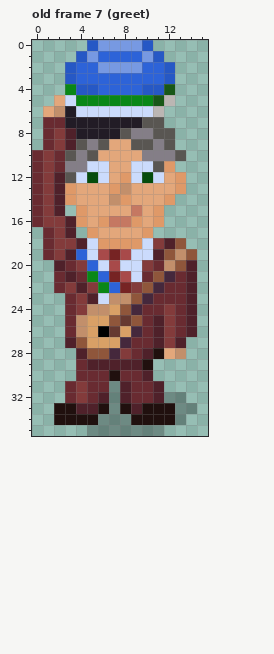
A pixel-art file gets an edit: art/cfe-ksv-kark.aseprite. The first picture shows the starting point.
16x36 pixels, 7 frames. Shown: old frame 7 (greet). The commit also changed other frames, which this record leaves out.
And afterwards:
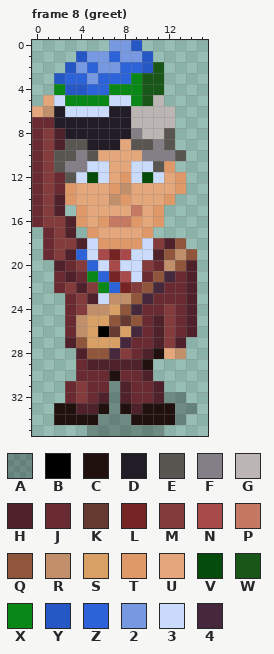
Palette (. is transparent): A #00000046  B #000000  C #20100e  D #221c26  E #595652  F #847e87  G #bbb6b3  H #4f212a  J #692b31  K #663931  L #762323  M #833b3b  N #a84a4a  P #c57862  Q #8f563b  R #c28f6b  S #d9a066  T #df9968  U #e3a77b  V #054c0c  W #185717  X #098717  Y #2658c5  Z #2d63d8  2 #7799e2  3 #cbdbfc  4 #45283c
A new or re-ordered frame is compared with the old frame closest to it.
Commit: Full greeting for Kark
What changed:
frames 7 -> 10
Frame 8 (greet) is new; against old frame 7 (greet), layers "kasi", "head":
The edit turns colour Z into colour 2 in row 1 at x 6 and 8 to 9; in row 2 at x 4; in row 3 at x 5.
The edit turns colour D into colour 3 in row 6 at x 3.
The edit turns colour U into colour 3 in row 5 at x 2.
The edit turns colour X into colour 3 in row 5 at x 7 to 8.
The edit turns colour 3 into colour D in row 6 at x 7 to 8.
The edit turns colour E into colour D in row 8 at x 8; in row 9 at x 6.
The edit turns colour F into colour D in row 9 at x 5.
The edit turns colour H into colour D in row 8 at x 3.
The edit turns colour J into colour D in row 7 at x 2.
The edit turns colour R into colour D in row 6 at x 2.
The edit turns colour U into colour D in row 9 at x 7.
The edit turns colour H into colour E in row 9 at x 3.
The edit turns colour J into colour E in rows 10 to 11 at x 2.
There is now colour G in rows 6 to 7 at x 12.
The edit turns colour 3 into colour G in row 6 at x 9 to 10.
The edit turns colour D into colour G in row 7 at x 9.
The edit turns colour E into colour G in row 7 at x 10 to 11; in row 8 at x 11.
The edit turns colour F into colour G in row 8 at x 10.
The edit turns colour W into colour G in row 5 at x 11.
The edit turns colour M into colour H in rows 8 to 9 at x 2.
There is now colour J in rows 7 to 9 at x 0.
The edit turns colour H into colour J in rows 12 to 13 at x 2.
The edit turns colour J into colour M in rows 8 to 9 at x 1.
The edit turns colour U into colour R in row 6 at x 1.
There is now colour U in row 5 at x 1; in row 6 at x 0.
The edit turns colour X into colour W in row 5 at x 10.
The edit turns colour Y into colour W in row 4 at x 10 to 11.
The edit turns colour Z into colour W in row 2 at x 11; in row 3 at x 10 to 11.
There is now colour X in row 4 at x 2.
The edit turns colour 3 into colour X in row 5 at x 3.
The edit turns colour Z into colour X in row 3 at x 9; in row 4 at x 7 to 9.
There is now colour Y in row 3 at x 2.
The edit turns colour 2 into colour Y in row 0 at x 9; in row 1 at x 10.
The edit turns colour X into colour Y in row 4 at x 3.
The edit turns colour Z into colour Y in row 2 at x 10.
The edit turns colour 2 into colour Z in row 2 at x 8 to 9.
The edit turns colour Y into colour Z in row 3 at x 3; in row 4 at x 5.
The edit erases colour 2 in row 0 at x 6.
The edit erases colour G in row 5 at x 12.
The edit erases colour W in row 4 at x 12.
The edit erases colour Y in row 0 at x 5 and 10; in row 1 at x 11; in rows 2 to 3 at x 12.
Pixel boxes of the changes (left, top, right, bottom) in both pictures:
changed: (32, 40, 175, 194)
